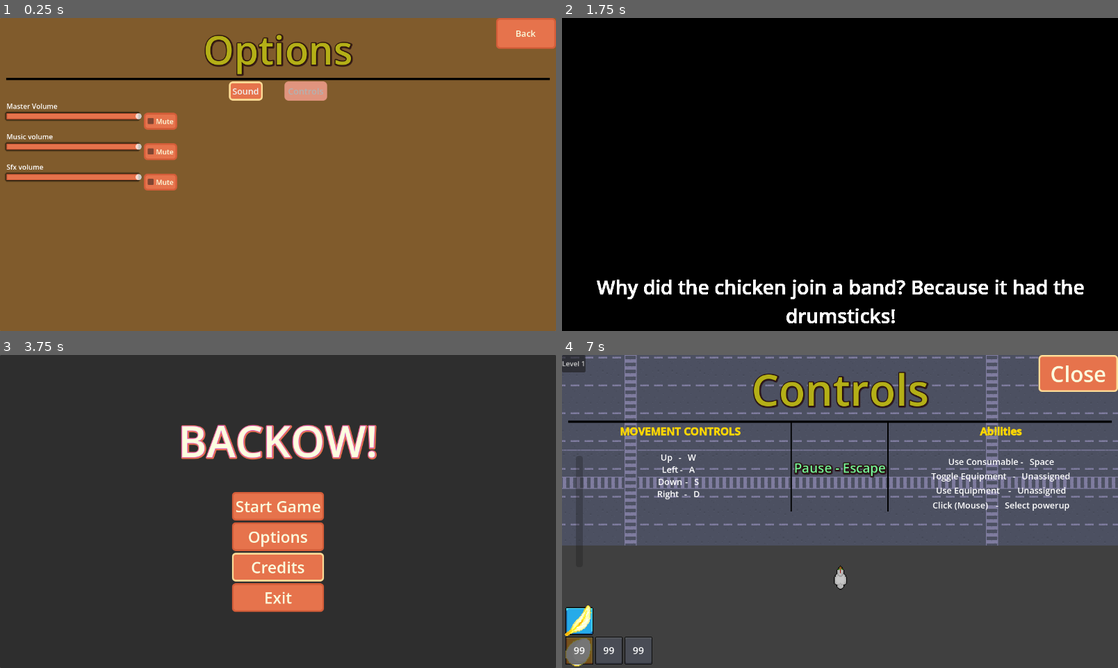
Above: before the commit, frames 1-4 (two rows, left to right).
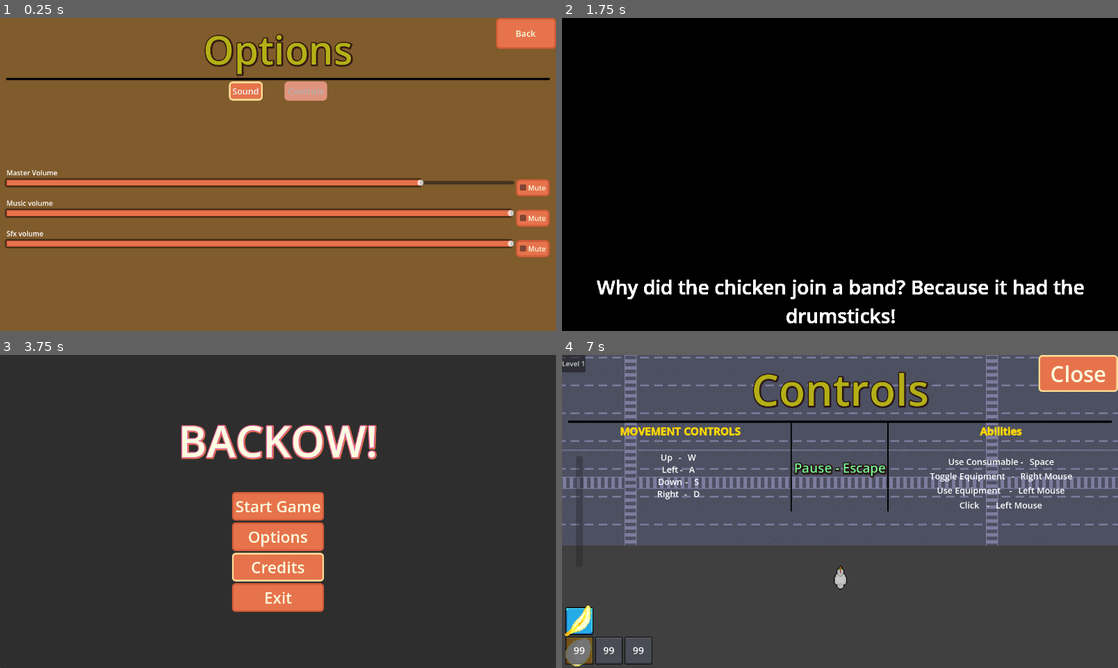
Above: after the commit, the same moments.

Repository: Tomohawk35/ChickenRunner
Game: Godot game, scene res://main_scenes/options_menu/options.tscn
Same seed, same stepped clock (60 frames per second), same inputs: the game is played once before the commit and once after it. This scene is started directly instead of the project's main scene.
Inputs (mouse positions are in pixels of both pictures, inside the frame that each line leads up to):
- Up to frame 1 (0.25 s): no input
- Up to frame 2 (1.75 s): tap Enter at 0.5 s; move the mouse to (962, 158) at 0.52 s; press the mouse at (962, 158) at 0.53 s; hold D (right) 0.53-1.25 s; right-click (962, 158) at 0.8 s; release the mouse at (962, 158) at 1.25 s; click "Back" at 1.25 s
- Up to frame 3 (3.75 s): tap Space (use_consumable) at 2, 2.3 s; move the mouse to (166, 527) at 2.02 s; hold S (down) 2.03-2.78 s; right-click (166, 527) at 2.1 s; click (166, 527) at 2.17 s; tap Enter at 2.75 s; move the mouse to (333, 442) at 2.77 s; hold D (right) 2.78-3.53 s; hold Space (use_consumable) 2.78-3.53 s; click (333, 442) at 3.05 s; move the mouse to (250, 574) at 3.52 s; hold W (up) from 3.53 s (still down); click (250, 574) at 3.6 s
- Up to frame 4 (7 s): right-click (812, 574) at 3.8 s; release W (up) at 4.25 s; click "Start Game" at 4.25 s; move the mouse to (1006, 558) at 5.02 s; hold Right mouse button (toggle_equipment) 5.03-5.78 s; hold A (left) 5.03-6.53 s; click (1006, 558) at 5.17 s; tap Space (use_consumable) at 5.3, 5.75, 5.85 s; move the mouse to (673, 464) at 5.77 s; click (673, 464) at 6.05 s; move the mouse to (867, 511) at 6.52 s; press the mouse at (867, 511) at 6.53 s; hold S (down) from 6.53 s (still down); right-click (867, 511) at 6.8 s

The runs differ from the first frame. In frame 1, 12% of the frame differs, in the area x 0-99%, y 27-77%; in frame 2, nothing differs; in frame 3, nothing differs; in frame 4, 0.8%.

Commit message:
Replaced TabBar with TabContainer; synced control/instruction scripts to updated input map

Diff:
--- a/chicken-runner/main_scenes/options_menu/controls_screen.gd
+++ b/chicken-runner/main_scenes/options_menu/controls_screen.gd
@@ -11,18 +11,27 @@
 	"click": %ClickButton,
 }
 
+# Actions bound to a mouse button (rebind is key-only, so these stay fixed)
+const MOUSE_ACTIONS := {
+	"toggle_equipment": "Right Mouse",
+	"use_equipment": "Left Mouse",
+	"click": "Left Mouse",
+}
+
 var _remap_action: String = ""
 var _remap_button: Button = null
 
 func _ready() -> void:
-	print("[DIAG] controls _ready running, buttons: ", _buttons.size())
 	for action in _buttons:
 		var button: Button = _buttons[action]
 		button.text = _get_action_key_text(action)
-		button.pressed.connect(_on_remap_button_pressed.bind(action))
+		if not MOUSE_ACTIONS.has(action):
+			button.pressed.connect(_on_remap_button_pressed.bind(action))
 		button.mouse_entered.connect(AudioManager.play_button_hover_sound)
 
 func _get_action_key_text(action: String) -> String:
+	if MOUSE_ACTIONS.has(action):
+		return MOUSE_ACTIONS[action]
 	for event in InputMap.action_get_events(action):
 		if event is InputEventKey:
 			if event.physical_keycode != 0:
--- a/chicken-runner/main_scenes/options_menu/instruction_screen.gd
+++ b/chicken-runner/main_scenes/options_menu/instruction_screen.gd
@@ -15,8 +15,8 @@
 	movement.text = "[center][b][color=gold][font_size=24] MOVEMENT CONTROLS[/font_size][/color][/b][/center]\n\nUp\t-\t%s\nLeft\t-\t%s\nDown\t-\t%s\nRight\t-\t%s" % [
 		_key_for("up"), _key_for("left"), _key_for("down"), _key_for("right")
 	]
-	abilities.text = "[center][b][color=gold][font_size=24]Abilities[/font_size][/color][/b][/center]\n\nUse Consumable\t-\t%s\nToggle Equipment\t-\t%s\nUse Equipment\t-\t%s\nClick (Mouse)\t-\tSelect powerup" % [
-		_key_for("use_consumable"), _key_for("toggle_equipment"), _key_for("use_equipment")
+	abilities.text = "[center][b][color=gold][font_size=24]Abilities[/font_size][/color][/b][/center]\n\nUse Consumable\t-\t%s\nToggle Equipment\t-\t%s\nUse Equipment\t-\t%s\nClick\t-\t%s" % [
+		_key_for("use_consumable"), _key_for("toggle_equipment"), _key_for("use_equipment"), _key_for("click")
 	]
 	pause_label.text = "Pause - %s" % _key_for("escape")
 
@@ -24,7 +24,14 @@
 	if not InputMap.has_action(action):
 		return "Unassigned"
 	for event in InputMap.action_get_events(action):
-		if event is InputEventKey:
+		if event is InputEventMouseButton:
+			if event.button_index == MOUSE_BUTTON_LEFT:
+				return "Left Mouse"
+			if event.button_index == MOUSE_BUTTON_RIGHT:
+				return "Right Mouse"
+			if event.button_index == MOUSE_BUTTON_MIDDLE:
+				return "Middle Mouse"
+		elif event is InputEventKey:
 			if event.physical_keycode != 0:
 				return event.as_text_physical_keycode()
 			return event.as_text_keycode()
--- a/chicken-runner/main_scenes/options_menu/options.gd
+++ b/chicken-runner/main_scenes/options_menu/options.gd
@@ -1,20 +1,15 @@
 extends Control
 
 @onready var back: Button = $Back
-@onready var tab_bar: TabBar = $Options/Panel/MarginContainer/VBoxContainer/TabBar
-@onready var sound: Control = $Options/Panel/MarginContainer/VBoxContainer/TabBar/Sound
-@onready var controls: Control = $Options/Panel/MarginContainer/VBoxContainer/TabBar/Controls
+@onready var tab_container: TabContainer = $Options/Panel/MarginContainer/VBoxContainer/TabContainer
 
 func _ready() -> void:
 	back.pressed.connect(_on_back_pressed)
 	back.mouse_entered.connect(_on_button_hover)
-	tab_bar.tab_changed.connect(_on_tab_changed)
-	_on_tab_changed(tab_bar.current_tab)
+	tab_container.tab_changed.connect(_on_tab_changed)
 
-func _on_tab_changed(tab: int) -> void:
+func _on_tab_changed(_tab: int) -> void:
 	AudioManager.play_button_hover_sound()
-	sound.visible = tab == 0
-	controls.visible = tab == 1
 
 func _input(event: InputEvent) -> void:
 	if event.is_action_pressed("escape"):
--- a/chicken-runner/main_scenes/options_menu/options.tscn
+++ b/chicken-runner/main_scenes/options_menu/options.tscn
@@ -119,28 +119,26 @@
 layout_mode = 2
 theme_override_styles/separator = SubResource("StyleBoxLine_y8l6a")
 
-[node name="TabBar" type="TabBar" parent="Options/Panel/MarginContainer/VBoxContainer" unique_id=481895250]
+[node name="TabContainer" type="TabContainer" parent="Options/Panel/MarginContainer/VBoxContainer" unique_id=481895250]
+self_modulate = Color(1, 1, 1, 0)
 layout_mode = 2
+size_flags_vertical = 3
 theme_override_constants/tab_separation = 50
 theme_override_font_sizes/font_size = 20
 theme_override_styles/tab_unselected = SubResource("StyleBoxFlat_tf5ee")
 theme_override_styles/tab_hovered = SubResource("StyleBoxFlat_tkp33")
 theme_override_styles/tab_selected = SubResource("StyleBoxFlat_tpbpl")
-theme_override_styles/button_pressed = SubResource("StyleBoxFlat_tkp33")
+tab_alignment = 1
 current_tab = 0
-tab_alignment = 1
-tab_count = 2
-tab_0/title = "Sound"
-tab_1/title = "Controls"
 
-[node name="Sound" parent="Options/Panel/MarginContainer/VBoxContainer/TabBar" unique_id=947446182 instance=ExtResource("1_1le6y")]
-layout_mode = 0
-anchors_preset = 0
-script = null
+[node name="Sound" parent="Options/Panel/MarginContainer/VBoxContainer/TabContainer" unique_id=947446182 instance=ExtResource("1_1le6y")]
+layout_mode = 2
+metadata/_tab_index = 0
 
-[node name="Controls" parent="Options/Panel/MarginContainer/VBoxContainer/TabBar" unique_id=951515874 instance=ExtResource("2_1mc3m")]
-layout_mode = 0
-anchors_preset = 0
+[node name="Controls" parent="Options/Panel/MarginContainer/VBoxContainer/TabContainer" unique_id=951515874 instance=ExtResource("2_1mc3m")]
+visible = false
+layout_mode = 2
+metadata/_tab_index = 1
 
 [node name="Back" type="Button" parent="." unique_id=510890556]
 layout_mode = 1
